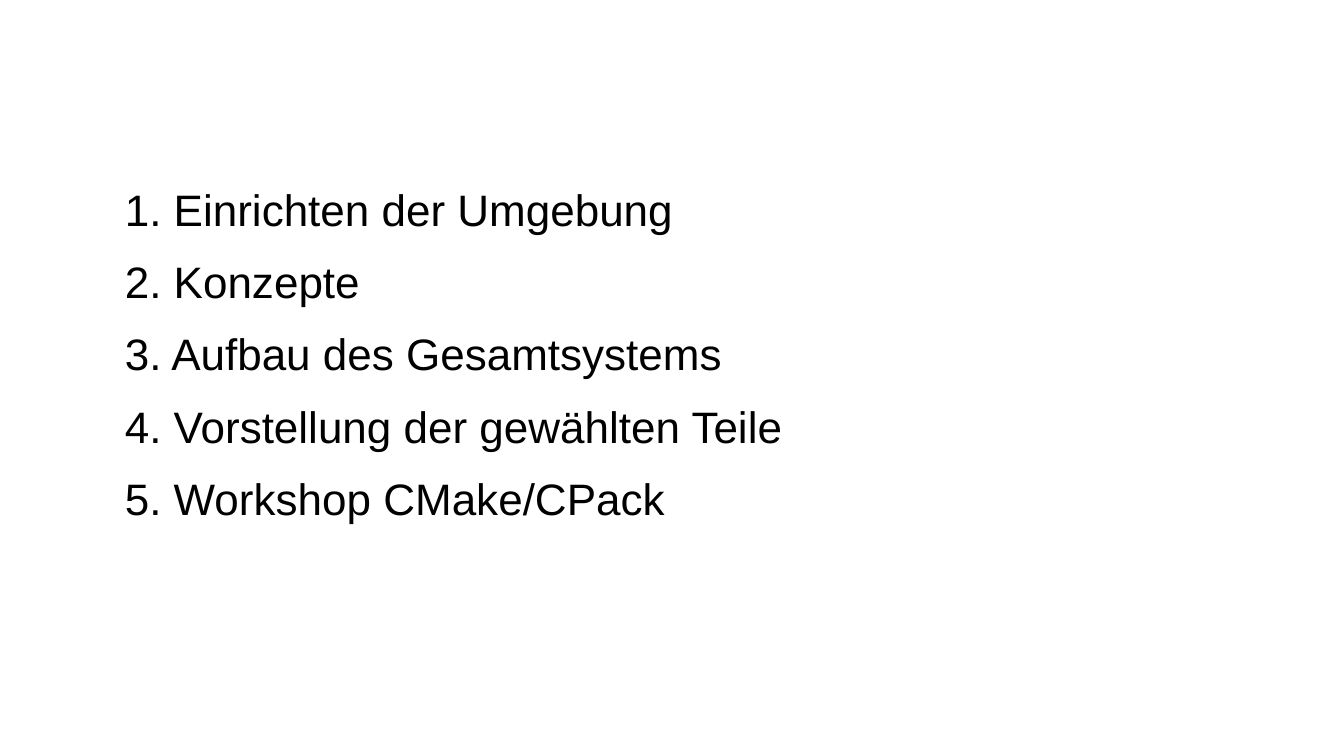
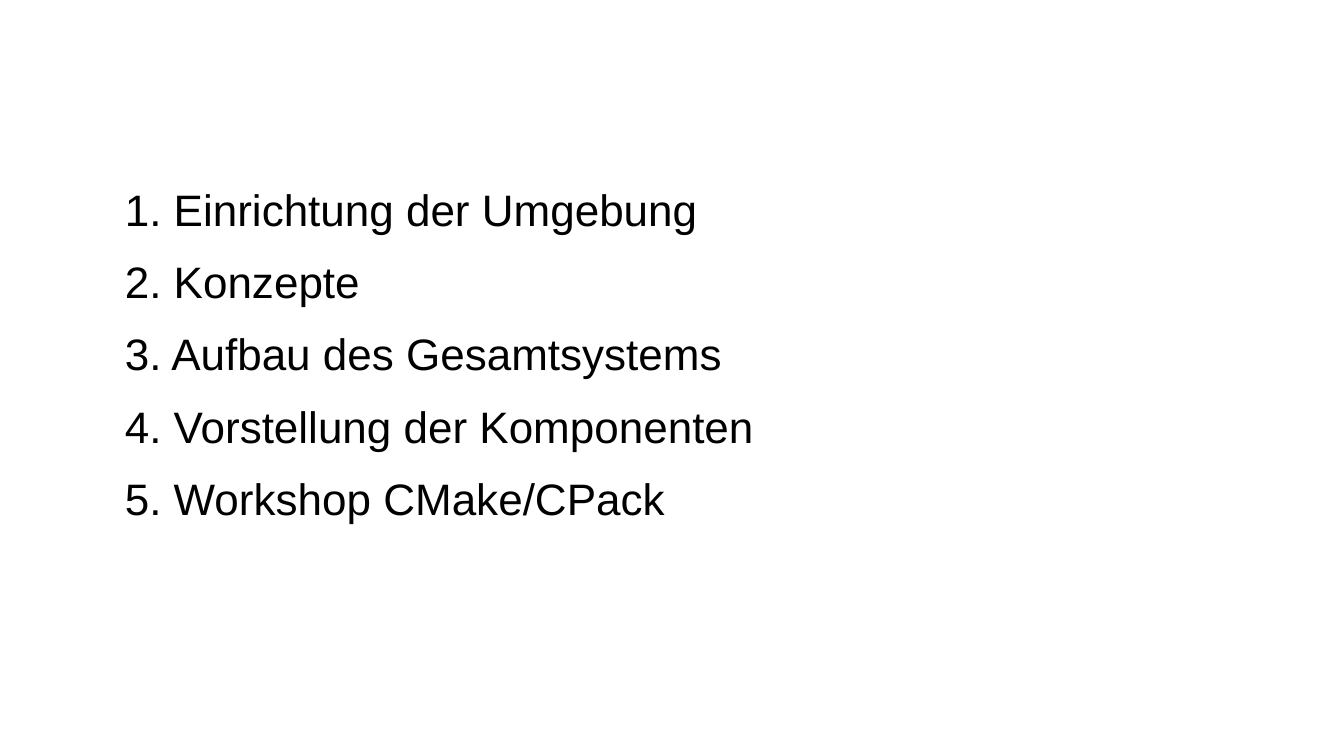
Before and after one commit to carstenkuckuk/CppUGBochum, a slide deck: slide 2 of doc/20180920_CppUGBochum_CI_Jenkins_CMake_GoogleTest.odp. Drawn at 1344x756 pixels with LibreOffice and Linux fonts; fonts in the diff are those of the drawing; background and template pictures are left out. Boxes give left, top, right and bottom in pixels: in the first picture for what was removed or moved away, otherwise in the second. Text is boxed around its words. In the diff, an @@ line names an element or a change of style, - is before the commit and + after.

Commit message:
Typos

```diff
--- a/doc/20180920_CppUGBochum_CI_Jenkins_CMake_GoogleTest.odp
+++ b/doc/20180920_CppUGBochum_CI_Jenkins_CMake_GoogleTest.odp
@@ text at (x1=125, y1=194, x2=697, y2=235): text changed @@
-1. Einrichten der Umgebung
+1. Einrichtung der Umgebung
@@ text at (x1=125, y1=411, x2=753, y2=451): text changed @@
-4. Vorstellung der gewählten Teile
+4. Vorstellung der Komponenten
```
Also in this commit, not shown: 13 other slides changed.
